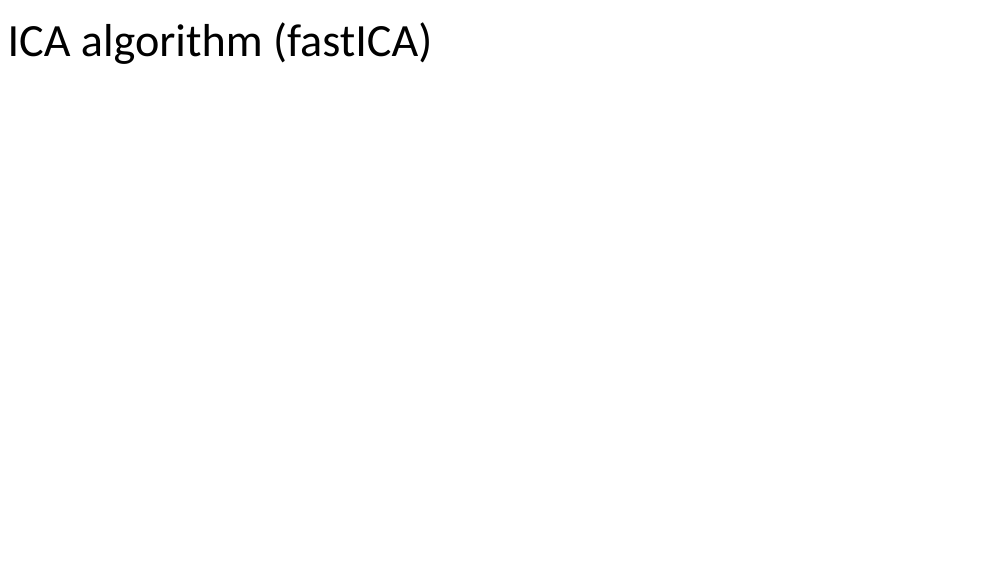
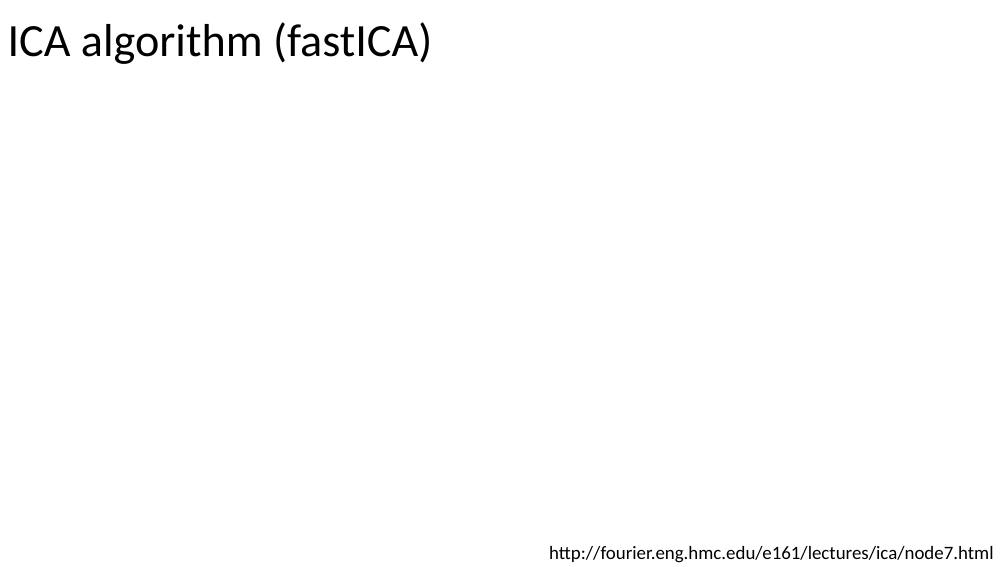
Before and after one commit to russellu/cs405, a slide deck: slide 11 of Lecture_16.pptx. Drawn at 1008x567 pixels with LibreOffice and Linux fonts; fonts in the diff are those of the drawing; background and template pictures are left out. Boxes give left, top, right and bottom in pixels: in the first picture for what was removed or moved away, otherwise in the second. Text is boxed around its words. In the diff, an @@ line names an element or a change of style, - is before the commit and + after.

```diff
--- a/Lecture_16.pptx
+++ b/Lecture_16.pptx
@@ text added at bbox=[549, 546, 993, 563], 18 pt, text #000000 @@
+http://fourier.eng.hmc.edu/e161/lectures/ica/node7.html
```
Also in this commit, not shown: 9 other slides changed, 1 other file.
